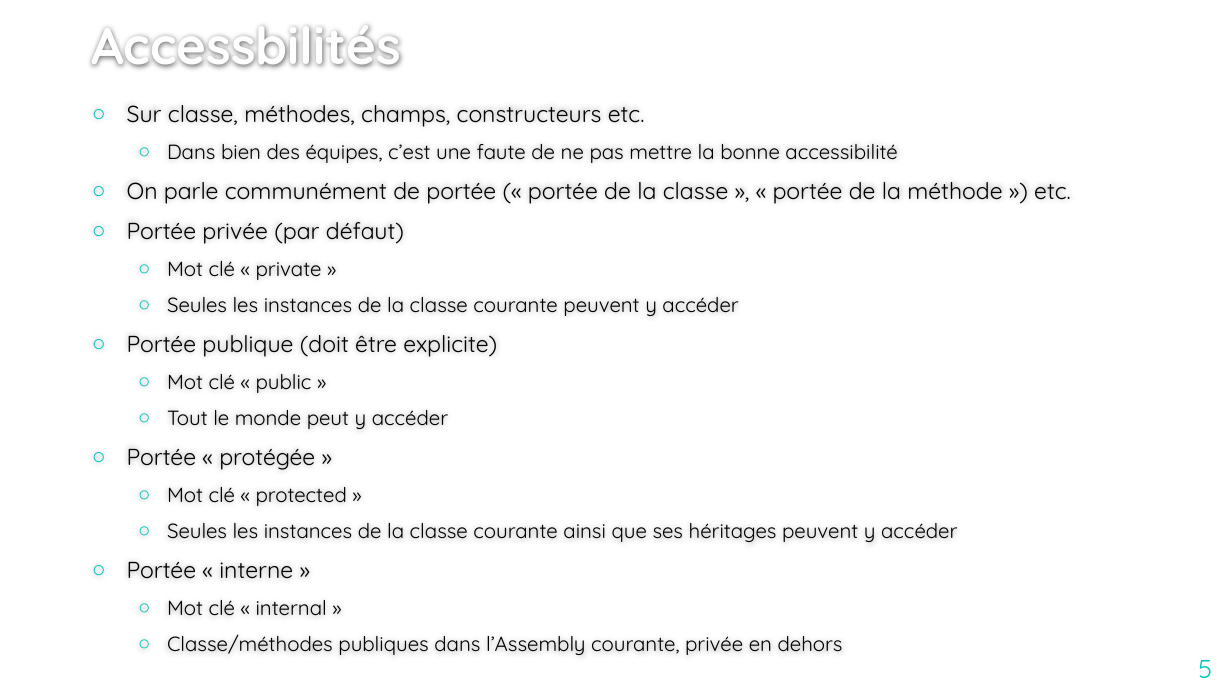
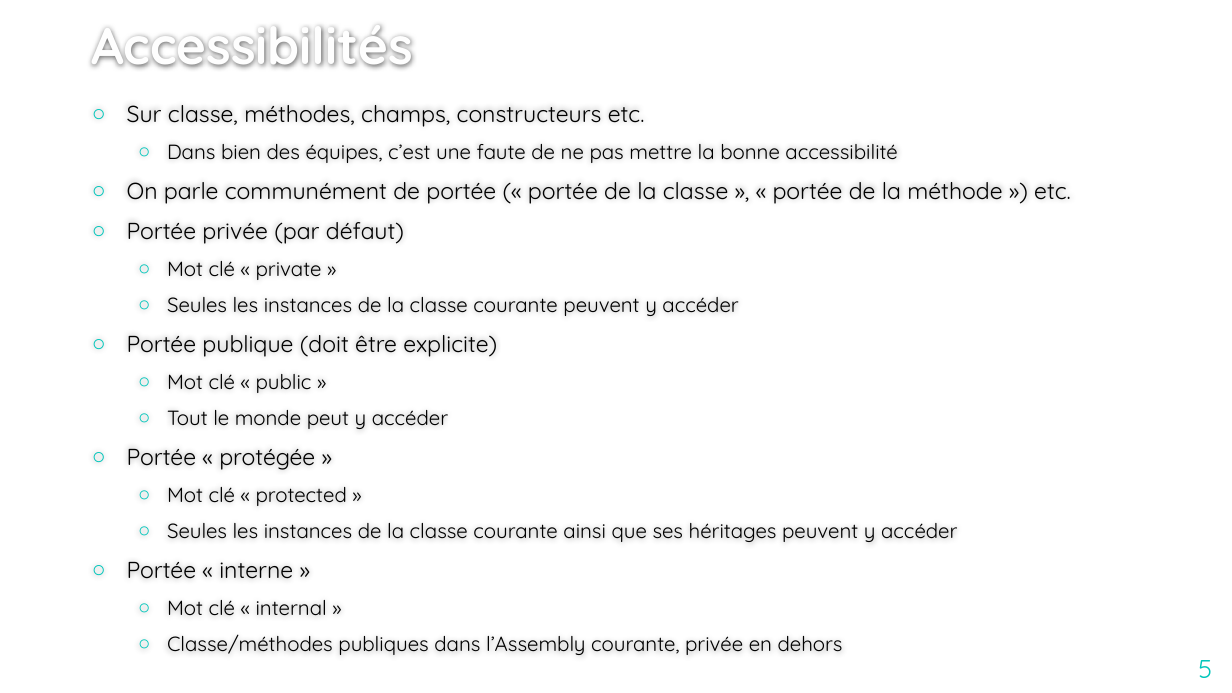
Before and after one commit to jcchalte/PresentationsCCI, a slide deck: slide 5 of C#/Cours 3/Introduction au développement Web en ASP - 3.pptx. Drawn at 1232x693 pixels with LibreOffice and Linux fonts; fonts in the diff are those of the drawing; background and template pictures are left out. Boxes give left, top, right and bottom in pixels: in the first picture for what was removed or moved away, otherwise in the second. Text is boxed around its words. In the diff, an @@ line names an element or a change of style, - is before the commit and + after.

```diff
--- a/C#/Cours 3/Introduction au développement Web en ASP - 3.pptx
+++ b/C#/Cours 3/Introduction au développement Web en ASP - 3.pptx
@@ title at box(91, 26, 413, 68): text changed @@
-Accessbilités
+Accessibilités
```
Also in this commit, not shown: 1 other slide changed, 3 slides added, 1 slide removed, 7 other files.
